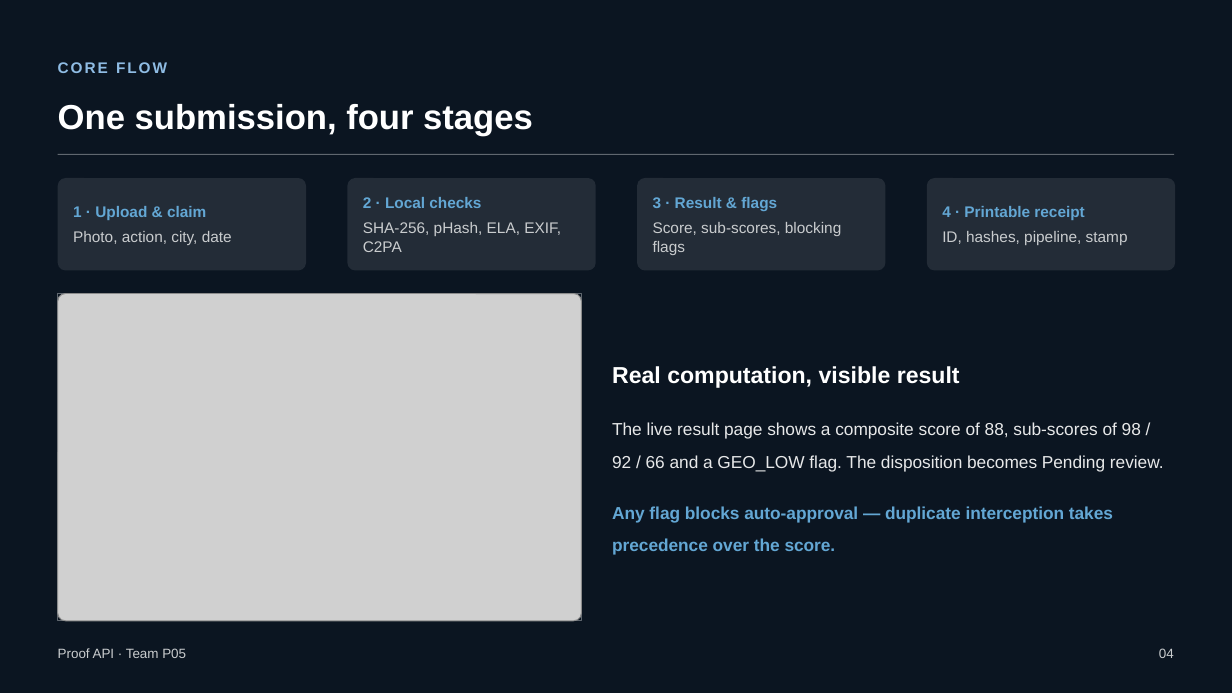
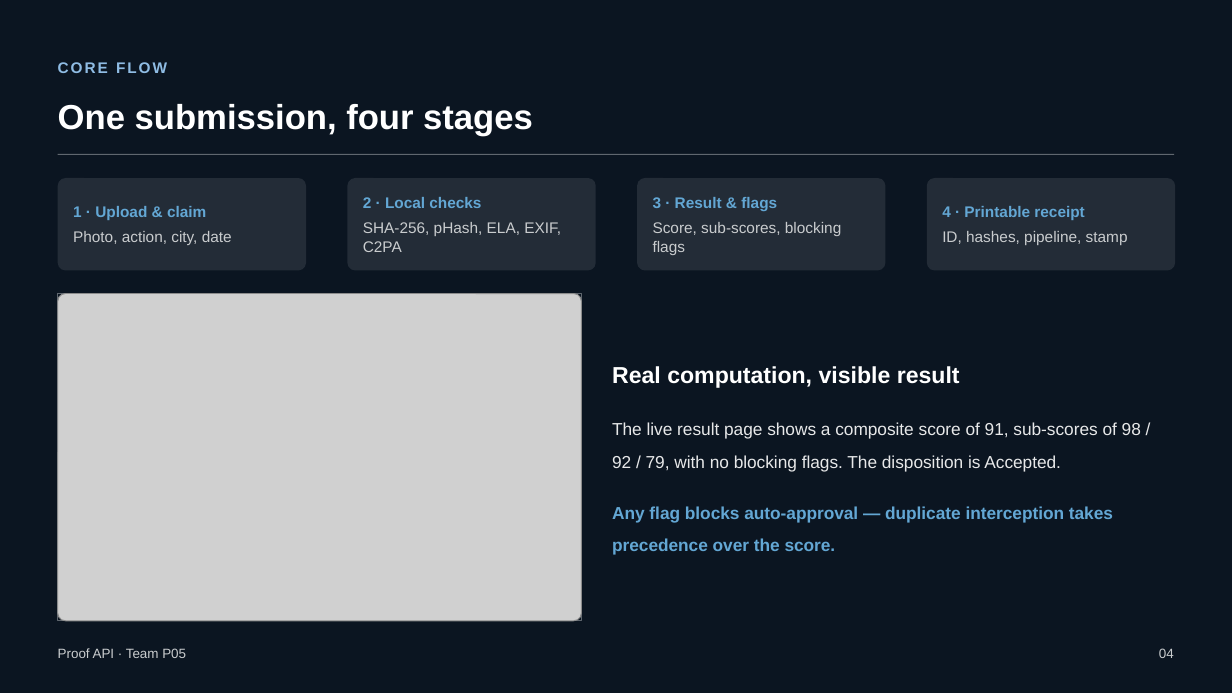
Before and after one commit to gunnarcosmo1123-oss/proof-api-dashboard, a slide deck: slide 4 of deck/ProofAPI_Demo_Final.pptx. Drawn at 1232x693 pixels with LibreOffice and Linux fonts; fonts in the diff are those of the drawing; grey boxes stand for pictures; background and template pictures are left out. Boxes give left, top, right and bottom in pixels: in the first picture for what was removed or moved away, otherwise in the second. Text is boxed around its words. In the diff, an @@ line names an element or a change of style, - is before the commit and + after.

```diff
--- a/deck/ProofAPI_Demo_Final.pptx
+++ b/deck/ProofAPI_Demo_Final.pptx
@@ text at (612, 422, 1141, 471): text changed @@
-The live result page shows a composite score of 88, sub-scores of 98 / 92 / 66 and a GEO_LOW flag. The disposition becomes Pending review.
+The live result page shows a composite score of 91, sub-scores of 98 / 92 / 79, with no blocking flags. The disposition is Accepted.
```
Also in this commit, not shown: 2 other slides changed, 4 other files.
